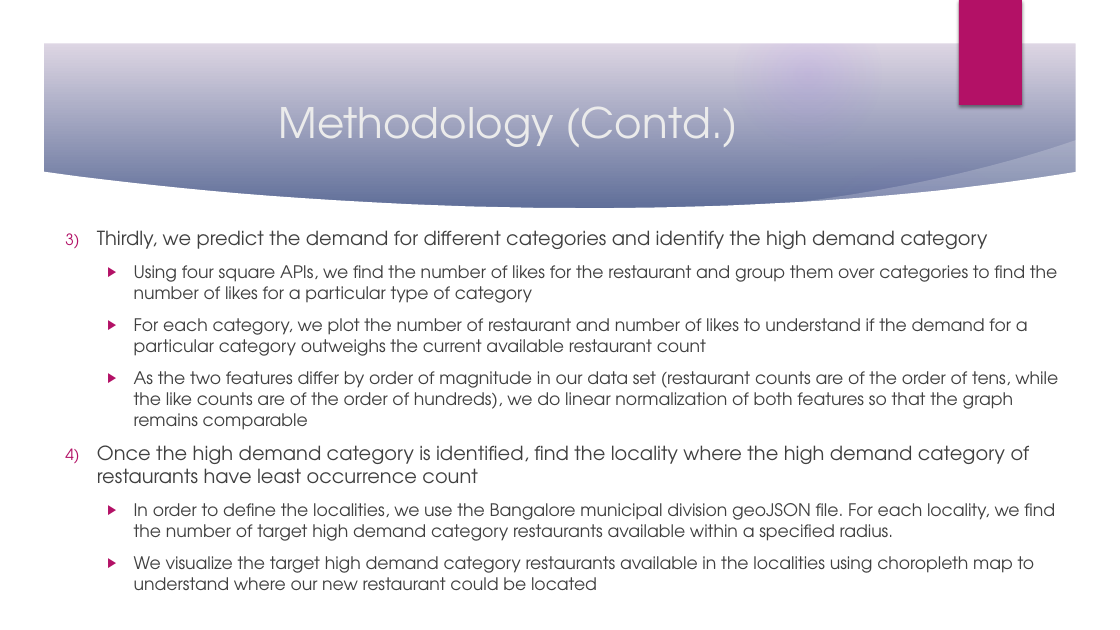
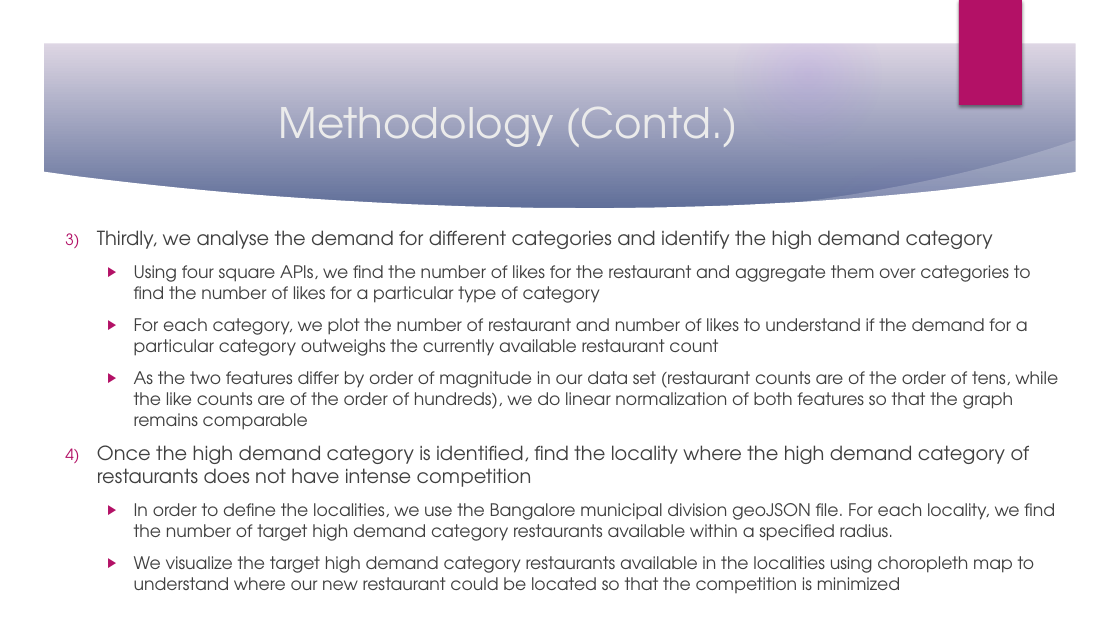
Before and after one commit to UPriyadharshini/Coursera_Capstone, a slide deck: slide 8 of Coursera_Capstone_Final.pptx. Drawn at 1120x630 pixels with LibreOffice and Linux fonts; fonts in the diff are those of the drawing; background and template pictures are left out. Boxes give left, top, right and bottom in pixels: in the first picture for what was removed or moved away, otherwise in the second. Text is boxed around its words. In the diff, an @@ line names an element or a change of style, - is before the commit and + after.

```diff
--- a/Coursera_Capstone_Final.pptx
+++ b/Coursera_Capstone_Final.pptx
@@ text at <box>97,230,1031,356</box>: text changed @@
-3) Thirdly, we predict the demand for different categories and identify the high demand category
-  ▶ Using four square APIs, we find the number of likes for the restaurant and group them over categories to find the number of likes for a particular type of category
-  ▶ For each category, we plot the number of restaurant and number of likes to understand if the demand for a particular category outweighs the current available restaurant count
+3) Thirdly, we analyse the demand for different categories and identify the high demand category
+  ▶ Using four square APIs, we find the number of likes for the restaurant and aggregate them over categories to find the number of likes for a particular type of category
+  ▶ For each category, we plot the number of restaurant and number of likes to understand if the demand for a particular category outweighs the currently available restaurant count
@@ text at <box>97,445,1030,487</box>: text changed @@
-4) Once the high demand category is identified, find the locality where the high demand category of restaurants have least occurrence count
+4) Once the high demand category is identified, find the locality where the high demand category of restaurants does not have intense competition
@@ text at <box>134,556,1035,593</box>: text changed @@
-  ▶ We visualize the target high demand category restaurants available in the localities using choropleth map to understand where our new restaurant could be located
+  ▶ We visualize the target high demand category restaurants available in the localities using choropleth map to understand where our new restaurant could be located so that the competition is minimized
```
Also in this commit, not shown: 10 other slides changed, 2 other files.
